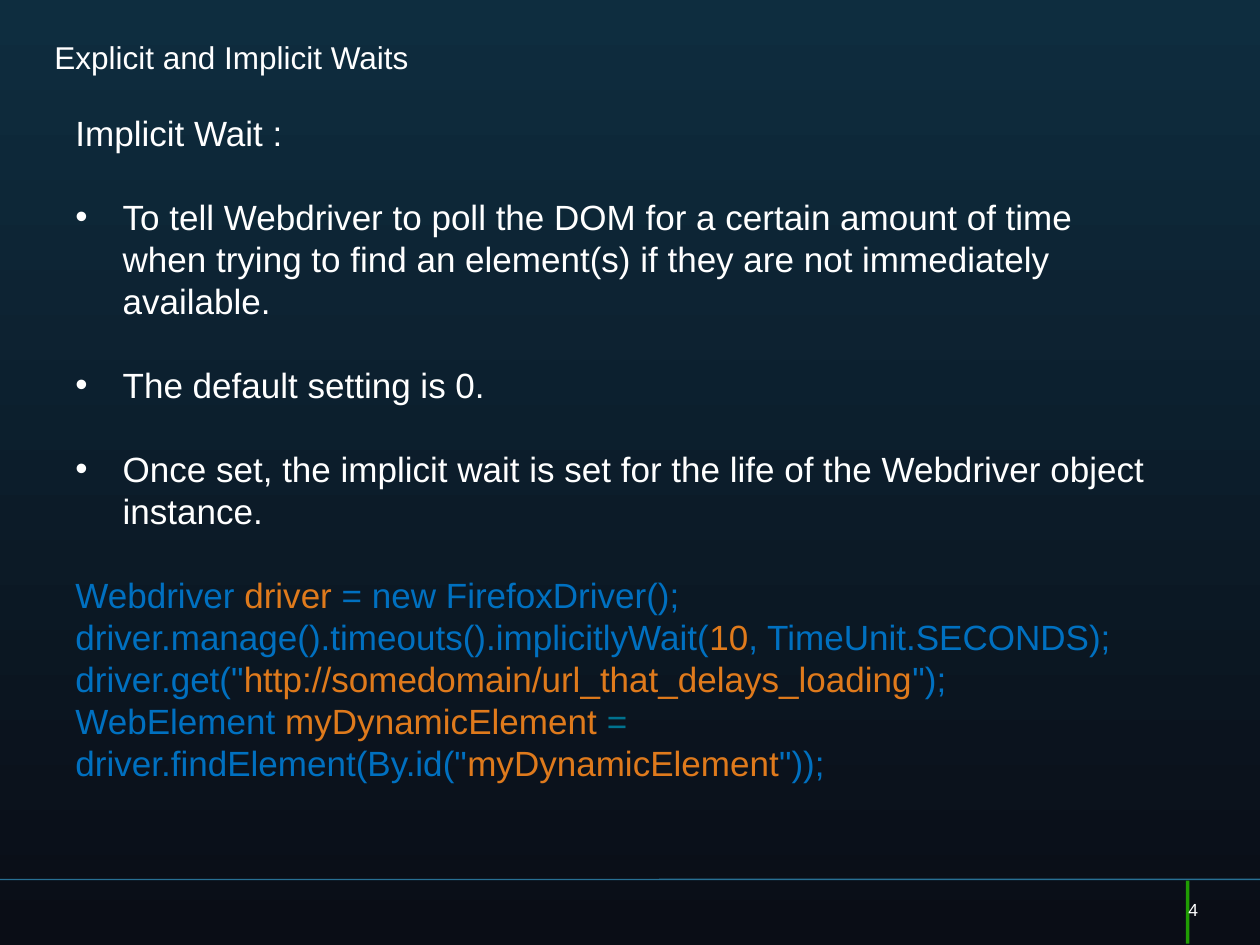
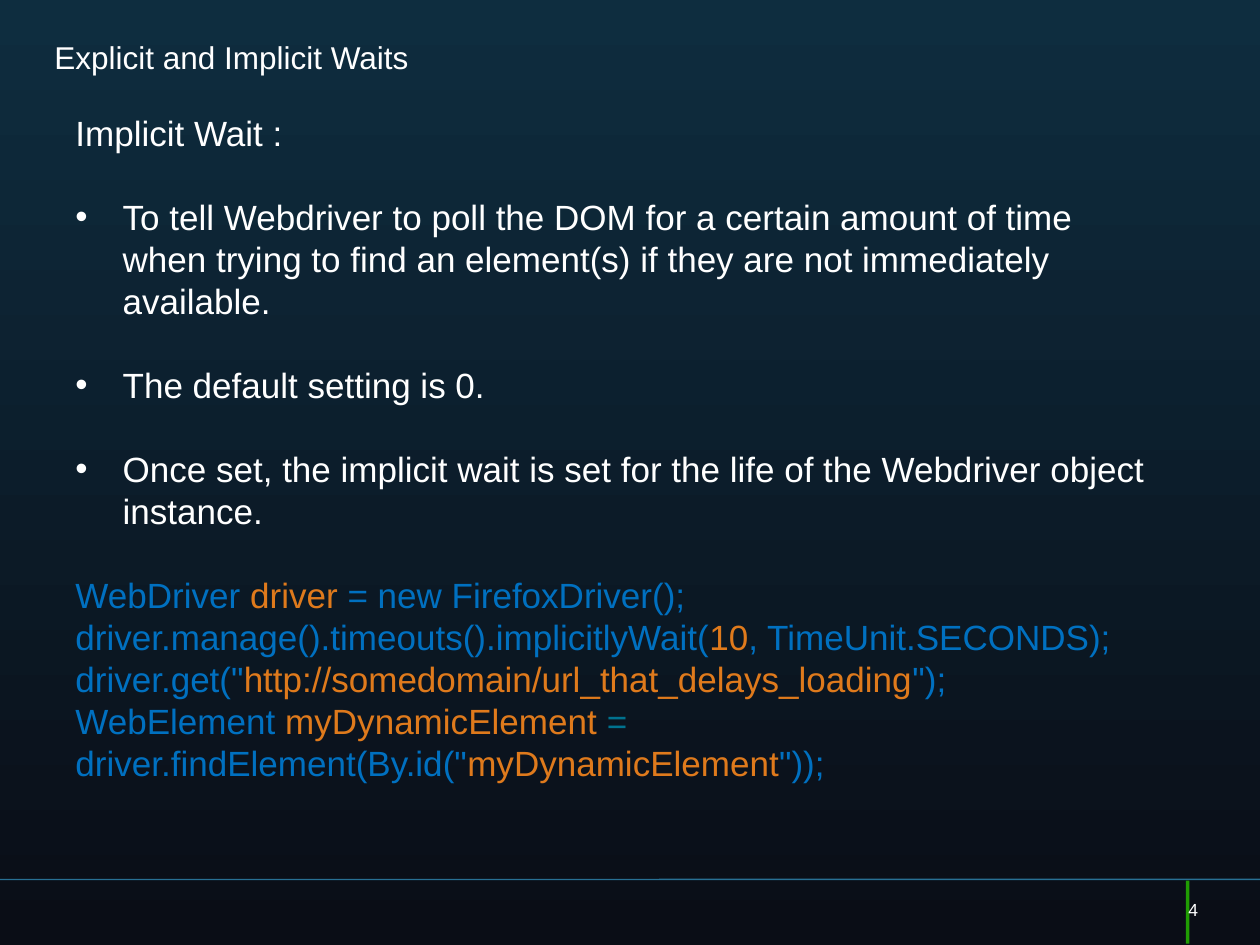
Before and after one commit to AcademyGaffney/QEAAutomation, a slide deck: slide 4 of Selenium_WebDriver_Advanced_Usage_V2.pptx. Drawn at 1260x945 pixels with LibreOffice and Linux fonts; fonts in the diff are those of the drawing. Boxes give left, top, right and bottom in pixels: in the first picture for what was removed or moved away, otherwise in the second. Text is boxed around its words. In the diff, an @@ line names an element or a change of style, - is before the commit and + after.

```diff
--- a/Selenium_WebDriver_Advanced_Usage_V2.pptx
+++ b/Selenium_WebDriver_Advanced_Usage_V2.pptx
@@ text at box(75, 582, 685, 615): text changed @@
-Webdriver driver = new FirefoxDriver();
+WebDriver driver = new FirefoxDriver();
```
Also in this commit, not shown: 4 other slides changed, 16 other files.
